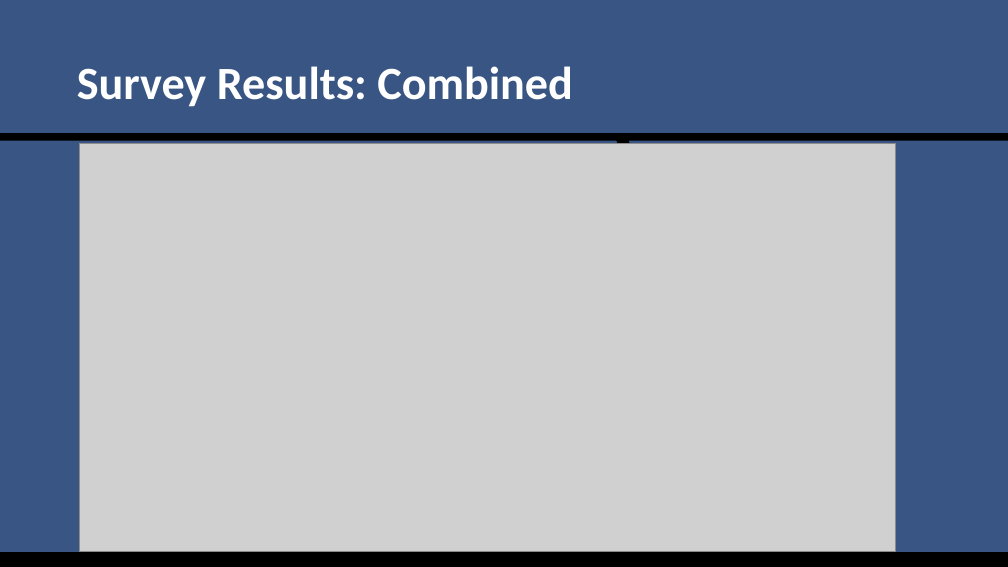
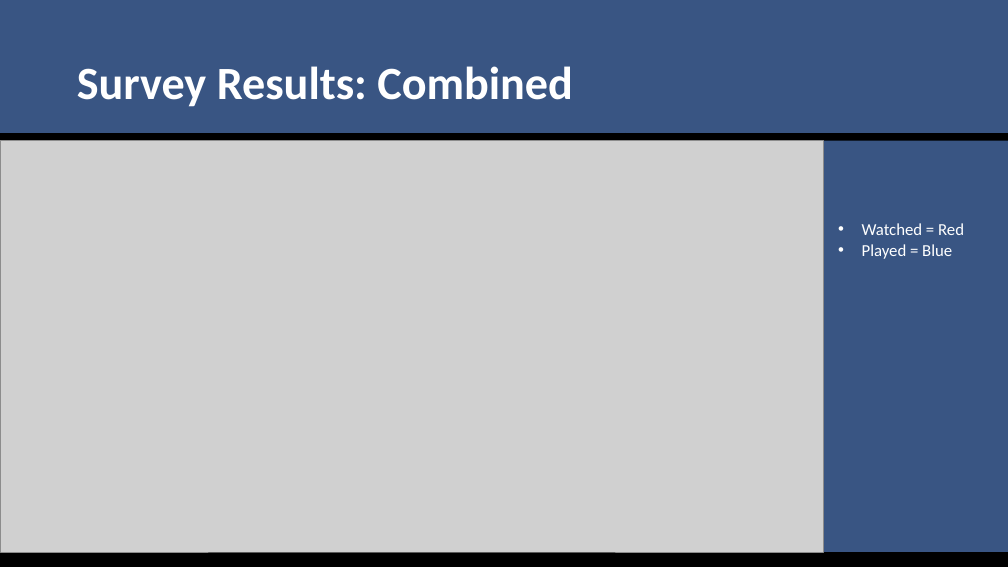
Before and after one commit to SuperMarioGiacomazzo/STOR538_WEBSITE, a slide deck: slide 8 of Slides/Sports Analytics 1/Sports_Analytics_1_Lecture.pptx. Drawn at 1008x567 pixels with LibreOffice and Linux fonts; fonts in the diff are those of the drawing; grey boxes stand for pictures. Boxes give left, top, right and bottom in pixels: in the first picture for what was removed or moved away, otherwise in the second. Text is boxed around its words. In the diff, an @@ line names an element or a change of style, - is before the commit and + after.

```diff
--- a/Slides/Sports Analytics 1/Sports_Analytics_1_Lecture.pptx
+++ b/Slides/Sports Analytics 1/Sports_Analytics_1_Lecture.pptx
@@ picture: place and size @@
-picture at [79,144,895,551]
+picture at [0,141,823,552]
@@ text added at [862,223,964,259], 16 pt, text #FFFFFF @@
+  • Watched = Red
+  • Played = Blue
```
Also in this commit, not shown: 6 other slides changed, 1 slide added, 17 other files.
